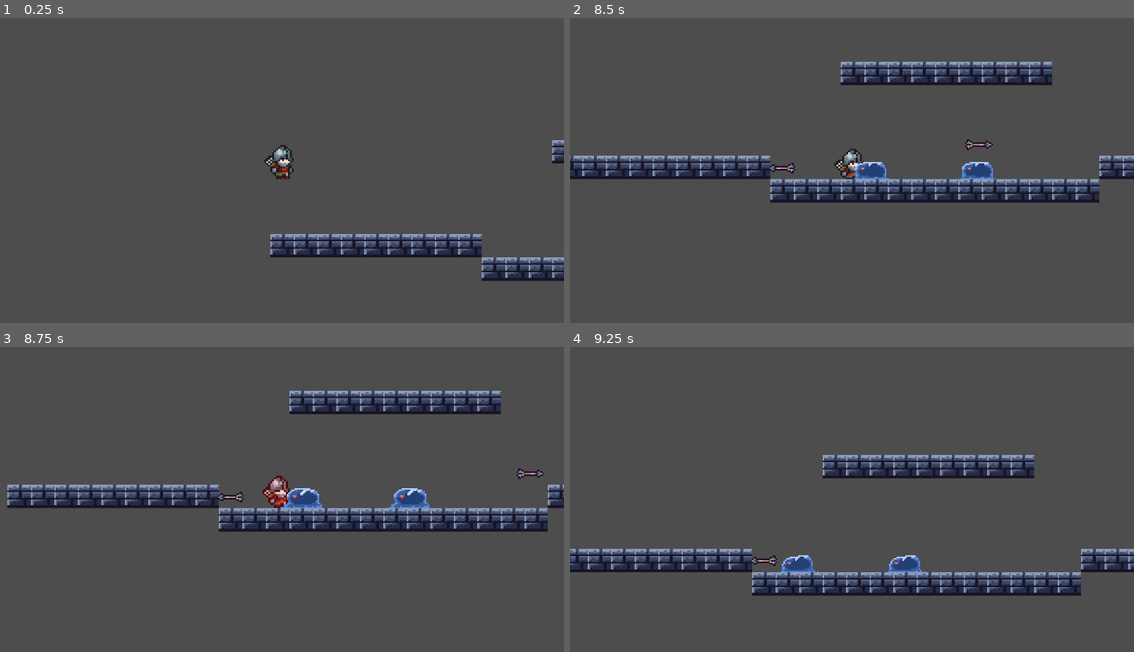
Above: before the commit, frames 1-4 (two rows, left to right).
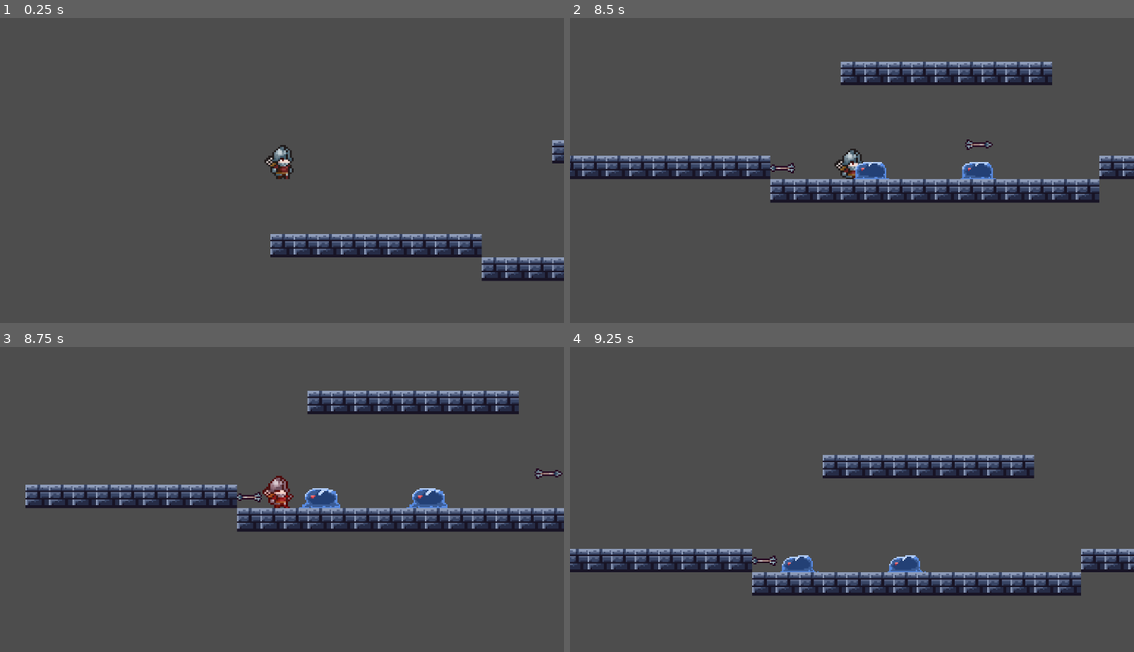
Above: after the commit, the same moments.

Repository: VINYCIU51/ORC_SLAYER
Game: Godot game, scene res://actors/scenes/worlds/world_1.tscn
Same seed, same stepped clock (60 frames per second), same inputs: the game is played once before the commit and once after it.
Inputs (mouse positions are in pixels of both pictures, inside the frame that each line leads up to):
- Up to frame 1 (0.25 s): no input
- Up to frame 2 (8.5 s): move the mouse to (976, 149) at 0.52 s; hold D (move_right) 0.53-2.03 s; click (976, 149) at 0.6 s; tap Space (jump) at 0.77, 1.52, 3.02, 3.77, 4.52, 6.02, 6.77, 7.52 s; move the mouse to (739, 179) at 1.27 s; right-click (739, 179) at 1.35 s; move the mouse to (908, 94) at 2.02 s; hold A (move_left) 2.03-2.78 s; click (908, 94) at 2.1 s; move the mouse to (823, 228) at 2.77 s; hold D (move_right) 2.78-4.28 s; right-click (823, 228) at 2.85 s; move the mouse to (1021, 213) at 3.52 s; click (1021, 213) at 3.6 s; move the mouse to (682, 115) at 4.27 s; hold A (move_left) 4.28-5.03 s; right-click (682, 115) at 4.35 s; move the mouse to (880, 164) at 5.02 s; hold D (move_right) 5.03-5.78 s; click (880, 164) at 5.1 s; move the mouse to (767, 85) at 5.77 s; hold A (move_left) 5.78-7.28 s; right-click (767, 85) at 5.85 s; move the mouse to (976, 149) at 6.52 s; click (976, 149) at 6.6 s; move the mouse to (739, 179) at 7.27 s; hold D (move_right) from 7.28 s (still down); right-click (739, 179) at 7.35 s; move the mouse to (908, 94) at 8.02 s; click (908, 94) at 8.1 s
- Up to frame 3 (8.75 s): keep holding D (move_right)
- Up to frame 4 (9.25 s): keep holding D (move_right); move the mouse to (823, 557) at 8.77 s; right-click (823, 557) at 8.85 s; tap Space (jump) at 9.02 s

Frames 1-2 are identical in both runs. In frame 3, 6.2% of the frame differs, in the area x 1-100%, y 14-61%; in frame 4, nothing differs.

Commit message:
ajuste de estrutura e adiçao de knockback

Diff:
--- a/actors/script/player.gd
+++ b/actors/script/player.gd
@@ -1,12 +1,13 @@
 extends CharacterBody2D
 
 @onready var animation := $animation as AnimationPlayer
+@onready var invencible_timer := $invencible_timer
+@onready var blink_timer := $blink_timer
 
 const ARROW := preload("res://actors/scenes/projectiles/arrow.tscn")
 const SPEED := 250
 const DEATH_HEIGHT := 1000
 const SWORD_DAMAGE := 2
-const INVENCIBLE_DURATION := 2.5
 
 var life := 3
 var is_dead := false
@@ -16,7 +17,6 @@
 var jump_velocity
 var gravity
 var fall_gravity
-var invencible_timer := 0.0
 
 var direction
 
@@ -41,24 +41,14 @@
 			velocity.x = 0
 		return
 
-	if is_invencible:
-		invencible_timer -= delta
-		$sprite.visible = int(invencible_timer * 10) % 2 == 0
-
-		if invencible_timer <= 0.0:
-			is_invencible = false
-			$sprite.visible = true
-
 	# Atualiza direção
 	direction = Input.get_axis("move_left", "move_right")
-	velocity.x = direction * SPEED
+	if not taked_damage:
+		velocity.x = direction * SPEED
 
 	# Inverte sprite conforme direção
 	if direction != 0 and not is_attacking:
-		$sprite.flip_h = direction < 0
-		if sign($arrow_point.position.x) != direction:
-			$arrow_point.position.x *= -1
-			$melee.position.x *= -1
+		rotate_player(direction)
 
 	# Pulo
 	if Input.is_action_pressed("jump") and is_on_floor() and not is_attacking:
@@ -96,8 +86,9 @@
 		move_and_slide()
 		return
 
+	# Impede interrupções da animaçao de dano
 	if taked_damage:
-		velocity.x = 0
+		knockback()
 		if not animation.is_playing():
 			taked_damage = false
 		move_and_slide()
@@ -128,13 +119,11 @@
 
 # Funçao que gerencia o dano e a morte do personagem
 func take_damage():
-
 	if is_invencible or is_dead:
 		return
 
 	taked_damage = true
-	is_invencible = true
-	invencible_timer = INVENCIBLE_DURATION
+	invencible_mode()
 	life -= 1
 
 	if life > 0:
@@ -144,6 +133,10 @@
 	animation.play("die")
 	is_dead = true
 
+func invencible_mode():
+	is_invencible = true
+	blink_timer.start()
+	invencible_timer.start()
 
 # Função que atira as flechas
 func shoot_arrow(direct, time := 0.5):
@@ -154,7 +147,27 @@
 	arrow_instance.set_direction(direct) # Define a direção
 	arrow_instance.position = $arrow_point.global_position # Inicia no ponto definido (arco)
 
+func rotate_player(direction):
+	$sprite.flip_h = direction < 0
+	if sign($arrow_point.position.x) != direction:
+		$arrow_point.position.x *= -1
+		$melee.position.x *= -1
+
+func knockback():
+	var knock_direction = 1 if $sprite.flip_h else -1
+	velocity.x = knock_direction * 100
+
 
 func _on_melee_body_entered(body: Node2D):
 	if body.is_in_group("enemies"):
 		body.take_damage(SWORD_DAMAGE)
+
+
+func _on_invencible_timer_timeout() -> void:
+	is_invencible = false
+	blink_timer.stop()
+	$sprite.visible = true
+
+
+func _on_blink_timer_timeout() -> void:
+	$sprite.visible = !$sprite.visible
